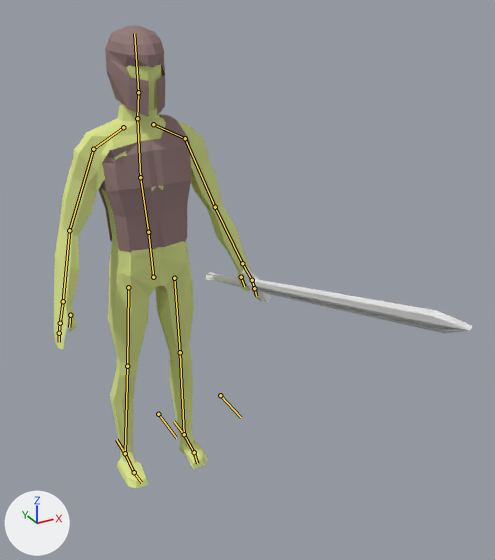
Before and after pictures for a commit that changed the Blender file Assets/Characters/man.blend.
Rendered twice from a 50 mm camera at (-0.89, -3.44, 2.1) aimed at (0.27, -1.32, 1.04). Every picture has the same lights, and +X, +Y and +Z are marked at lower left. The bones that bend it are drawn over the model as lines.

Names of what the first picture shows: 'body', 'chestplate', 'helm', 'sword'.
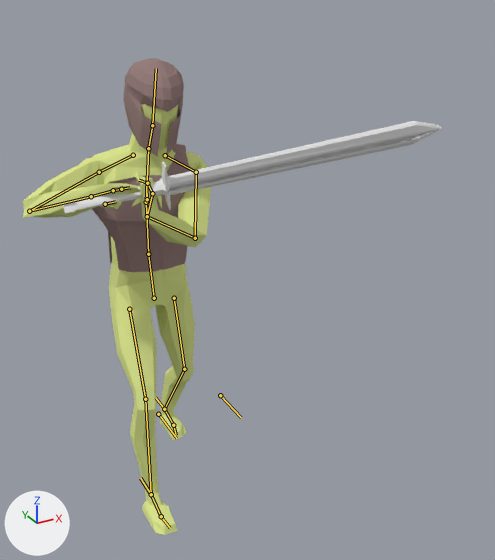
The newer file adds an action. The first version stands in its rest pose; the second is drawn at frame 13 of the action 'Walk.Defend'.

Patch to the scene script:
```diff
--- a/Assets/Characters/man.blend.py
+++ b/Assets/Characters/man.blend.py
@@ bone_hip @@
 bone_hip = bpy.data.objects['Armature'].pose.bones['Hip']
-bone_hip.location = (0.0, 0.0, 0.0)
-bone_hip.rotation_quaternion = (1.0, 0.0, 0.0, 0.0)  # degrees (0, 0, 0)
+bone_hip.location = (0.0, -0.096, -0.024)
+bone_hip.rotation_quaternion = (1.0, 0.0, 0.025, 0.004)  # degrees (0, 3, 0)
@@ bone_spine @@
 bone_spine = bpy.data.objects['Armature'].pose.bones['Spine']  # child of 'Hip'
-bone_spine.rotation_quaternion = (1.0, 0.0, 0.0, 0.0)  # degrees (0, 0, 0)
+bone_spine.rotation_quaternion = (0.995, 0.099, -0.021, -0.015)  # degrees (11, -2, -2)
@@ bone_chest @@
 bone_chest = bpy.data.objects['Armature'].pose.bones['Chest']  # child of 'Spine'
-bone_chest.rotation_quaternion = (1.0, 0.0, 0.0, 0.0)  # degrees (0, 0, 0)
+bone_chest.rotation_quaternion = (0.993, 0.0, -0.12, 0.005)  # degrees (0, -14, 1)
@@ bone_neck @@
 bone_neck = bpy.data.objects['Armature'].pose.bones['Neck']  # child of 'Chest'
-bone_neck.rotation_quaternion = (1.0, 0.0, 0.0, 0.0)  # degrees (0, 0, 0)
+bone_neck.rotation_quaternion = (0.998, -0.005, 0.062, -0.03)  # degrees (-1, 7, -3)
@@ bone_upperarm_l @@
 bone_upperarm_l = bpy.data.objects['Armature'].pose.bones['UpperArm.L']  # child of 'Shoulder.L'
-bone_upperarm_l.rotation_quaternion = (1.0, 0.0, 0.0, 0.0)  # degrees (0, 0, 0)
+bone_upperarm_l.rotation_quaternion = (0.709, 0.588, 0.376, 0.104)  # degrees (88, 24, 40)
@@ bone_lowerarm_l @@
 bone_lowerarm_l = bpy.data.objects['Armature'].pose.bones['LowerArm.L']  # child of 'UpperArm.L'
-bone_lowerarm_l.rotation_quaternion = (1.0, 0.0, 0.0, 0.0)  # degrees (0, 0, 0)
+bone_lowerarm_l.rotation_quaternion = (0.879, -0.399, -0.078, -0.248)  # degrees (-45, -20, -23)
@@ bone_hand_l @@
 bone_hand_l = bpy.data.objects['Armature'].pose.bones['Hand.L']  # child of 'LowerArm.L'
-bone_hand_l.rotation_quaternion = (1.0, 0.0, 0.0, 0.0)  # degrees (0, 0, 0)
+bone_hand_l.rotation_quaternion = (0.751, -0.378, -0.412, -0.35)  # degrees (-37, -62, -27)
@@ bone_finger_l @@
 bone_finger_l = bpy.data.objects['Armature'].pose.bones['Finger.L']  # child of 'Hand.L'
-bone_finger_l.rotation_quaternion = (1.0, 0.0, 0.0, 0.0)  # degrees (0, 0, 0)
+bone_finger_l.rotation_quaternion = (0.939, -0.029, 0.182, 0.29)  # degrees (3, 21, 35)
@@ bone_fingertip_l @@
 bone_fingertip_l = bpy.data.objects['Armature'].pose.bones['FingerTip.L']  # child of 'Finger.L'
-bone_fingertip_l.rotation_quaternion = (1.0, 0.0, 0.0, 0.0)  # degrees (0, 0, 0)
+bone_fingertip_l.rotation_quaternion = (0.826, -0.122, 0.393, 0.385)  # degrees (9, 48, 54)
@@ bone_upperarm_r @@
 bone_upperarm_r = bpy.data.objects['Armature'].pose.bones['UpperArm.R']  # child of 'Shoulder.R'
-bone_upperarm_r.rotation_quaternion = (1.0, 0.0, 0.0, 0.0)  # degrees (0, 0, 0)
+bone_upperarm_r.rotation_quaternion = (0.849, 0.336, -0.048, -0.405)  # degrees (38, 11, -47)
@@ bone_lowerarm_r @@
 bone_lowerarm_r = bpy.data.objects['Armature'].pose.bones['LowerArm.R']  # child of 'UpperArm.R'
-bone_lowerarm_r.rotation_quaternion = (1.0, 0.0, 0.0, 0.0)  # degrees (0, 0, 0)
+bone_lowerarm_r.rotation_quaternion = (0.676, -0.57, -0.249, 0.395)  # degrees (-77, 7, 55)
@@ bone_legik_l @@
 bone_legik_l = bpy.data.objects['Armature'].pose.bones['LegIK.L']
-bone_legik_l.location = (0.0, 0.0, 0.0)
+bone_legik_l.location = (0.0, 0.25, 0.0)
@@ bone_legik_r @@
 bone_legik_r = bpy.data.objects['Armature'].pose.bones['LegIK.R']
-bone_legik_r.location = (0.0, 0.0, 0.0)
+bone_legik_r.location = (0.0, -0.328, 0.005)
```

What differs and where, as boxes [x1, y1, x2, y2] in the pictures (495 x 560 px):
'body', posed (10% narrower): before [54, 64, 262, 488]; after [23, 104, 211, 535]
'sword', posed (42% wider, 41% taller): before [206, 268, 472, 333]; after [63, 121, 442, 213]
'chestplate', posed: before [98, 114, 192, 252]; after [92, 143, 191, 272]
'helm', posed (8% taller): before [105, 25, 165, 117]; after [123, 58, 184, 157]
bone 'Hip', root to tip: before (153, 277) to (148, 232); after (154, 298) to (148, 254)
bone 'Spine', root to tip: before (148, 232) to (140, 177); after (148, 254) to (146, 202)
bone 'Chest', root to tip: before (140, 177) to (137, 118); after (146, 202) to (148, 148)
bone 'Neck', root to tip: before (137, 118) to (138, 92); after (148, 148) to (152, 125)
bone 'UpperArm.L', root to tip: before (185, 138) to (215, 207); after (196, 172) to (195, 238)
bone 'LowerArm.L', root to tip: before (215, 207) to (242, 263); after (195, 238) to (147, 216)
bone 'Hand.L', root to tip: before (242, 263) to (252, 280); after (147, 216) to (152, 193)
bone 'Finger.L', root to tip: before (252, 280) to (254, 288); after (152, 193) to (147, 183)
bone 'FingerTip.L', root to tip: before (254, 288) to (256, 296); after (147, 183) to (139, 180)
bone 'UpperArm.R', root to tip: before (93, 149) to (69, 230); after (99, 172) to (29, 211)
bone 'LowerArm.R', root to tip: before (69, 230) to (63, 301); after (29, 211) to (91, 196)
bone 'LegIK.L', root to tip: before (184, 434) to (174, 421); after (164, 409) to (155, 397)
bone 'LegIK.R', root to tip: before (125, 453) to (116, 439); after (151, 494) to (140, 478)
